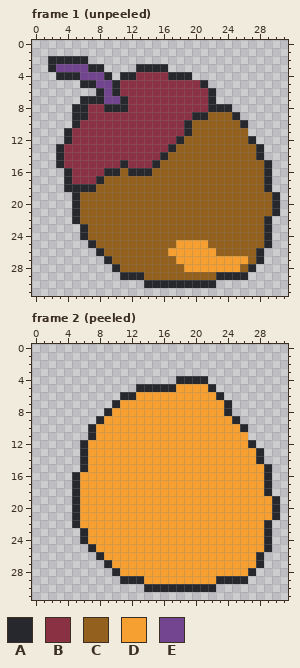
Pixel-art file -- gfx/acorn.aseprite. Above is the file before it was changed.
32x32 pixels, 2 frames. Shown: frame 1 (unpeeled), frame 2 (peeled).
Palette (. is transparent): A #27282d  B #8a3143  C #93601d  D #f5a030  E #734591
Pixels before, frame 1 (unpeeled), first column x 2:
 2 AAAAA........................
 3 AEEEEAA....AAAA..............
 4 .AAAEEEA.AABBBBAAA...........
 5 ....AAEEABBBBBBBBBBA.........
 6 ......AEABBBBBBBBBBBA........
 7 ....AAAEEABBBBBBBBBBA........
 8 ...AABBAAABBBBBBBBBBAAA......
 9 ...AABBBBBBBBBBBBBAACCCA.....
10 ...ABBBBBBBBBBBBBACCCCCCA....
11 ..ABBBBBBBBBBBBBBACCCCCCC....
12 ..ABBBBBBBBBBBBBACCCCCCCCA...
13 .ABBBBBBBBBBBBBACCCCCCCCCCA..
14 .ABBBBBBBBBBBBACCCCCCCCCCCA..
15 .ABBBBBBBABBBACCCCCCCCCCCCCA.
16 ..ABBBBAACAAACCCCCCCCCCCCCCA.
17 ..ABBBACCCCCCCCCCCCCCCCCCCCA.
18 ..AAAACCCCCCCCCCCCCCCCCCCCCA.
19 ...ACCCCCCCCCCCCCCCCCCCCCCCCA
20 ...ACCCCCCCCCCCCCCCCCCCCCCCCA
21 ...ACCCCCCCCCCCCCCCCCCCCCCCCA
22 ...ACCCCCCCCCCCCCCCCCCCCCCCA.
23 ....ACCCCCCCCCCCCCCCCCCCCCCA.
24 ....ACCCCCCCCCCCCCCCCCCCCCCA.
25 .....ACCCCCCCCCCDDDDCCCCCCCA.
26 ......ACCCCCCCCDDDDDDCCCCCA..
27 .......ACCCCCCCCDDDDDDDDDCA..
28 ........ACCCCCCCCDDDDDDDCA...
29 .........AAACCCCCCCCCAAAA....
30 ............AAAAAAAAA........
Pixels before, frame 2 (peeled), first column x 5:
 4 .............AAAA.........
 5 ........AAAAADDDDA........
 6 ......AADDDDDDDDDDA.......
 7 .....ADDDDDDDDDDDDDA......
 8 ....ADDDDDDDDDDDDDDA......
 9 ...ADDDDDDDDDDDDDDDDA.....
10 ..ADDDDDDDDDDDDDDDDDDA....
11 ..ADDDDDDDDDDDDDDDDDDD....
12 .ADDDDDDDDDDDDDDDDDDDDA...
13 .ADDDDDDDDDDDDDDDDDDDDDA..
14 .ADDDDDDDDDDDDDDDDDDDDDA..
15 .ADDDDDDDDDDDDDDDDDDDDDDA.
16 ADDDDDDDDDDDDDDDDDDDDDDDA.
17 ADDDDDDDDDDDDDDDDDDDDDDDA.
18 ADDDDDDDDDDDDDDDDDDDDDDDA.
19 ADDDDDDDDDDDDDDDDDDDDDDDDA
20 ADDDDDDDDDDDDDDDDDDDDDDDDA
21 ADDDDDDDDDDDDDDDDDDDDDDDDA
22 ADDDDDDDDDDDDDDDDDDDDDDDA.
23 .ADDDDDDDDDDDDDDDDDDDDDDA.
24 .ADDDDDDDDDDDDDDDDDDDDDDA.
25 ..ADDDDDDDDDDDDDDDDDDDDDA.
26 ...ADDDDDDDDDDDDDDDDDDDA..
27 ....ADDDDDDDDDDDDDDDDDDA..
28 .....ADDDDDDDDDDDDDDDDA...
29 ......AAADDDDDDDDDAAAA....
30 .........AAAAAAAAA........
And afterwards:
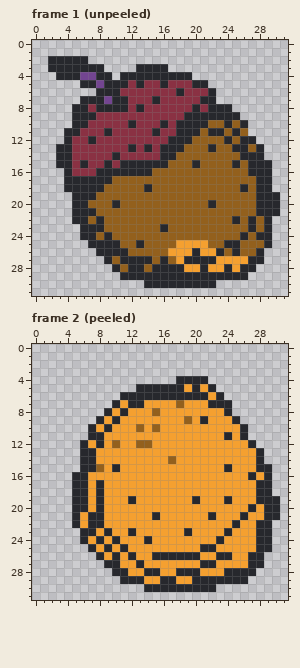
The exact change:
Changed rows in their new state; - is an unchanged pixel.
Frame 1 (unpeeled):
first column x 3:
 3 AAAA-----------------------
 4 -----A----AAAA-------------
 5 ------A-A-A--A---A---------
 6 ------A--------A-----------
 7 -------A----A-----A--------
 8 -----A----A------A---------
 9 ----A-----------A--AAA-----
10 ---A-----A---A-A-AA--A-----
11 --A---A-----A--A-A-AA-A----
12 ----A---------A-A----A-A---
13 -A-------A-A-A-A---A--AA---
14 -A-----A------A--------AA--
15 -A-A--A--AAA-A---A----A-AA-
16 -----A--A---------------AA-
17 --AAA-A------------------A-
18 -----A-----A-----------A-A-
19 ---AA--------------------AA
20 ---A---A-----------A-----AA
21 ---AA--------------------AA
22 ---A-A----------------A-A--
23 ----AA-------A----------A--
24 ----A-A----------------A-A-
25 -----AAA--A----------AA----
26 ------AAA--------A--A-A----
27 --------AAAA-A--AAAA----A--
28 ---------AA-AAAA--A--A-A---
29 -----------AAAAAAAAA-------
Frame 2 (peeled):
first column x 6:
 5 ------------A-A---------
 6 -------AAAAAAAAA--------
 7 ------AA----C---AA------
 8 -----A---C--------------
 9 ----A--------C-A--------
10 ---A---C-C--------------
11 --A---------------A-A---
12 --A-C--CC---------------
13 -A----------------------
14 -A---------C------------
15 -AC-A-------------A---A-
16 A--------------------A--
17 A-A-------------------A-
18 A-A-------------------A-
19 A-A---A-------A---A---AA
20 A-A------------------A-A
21 -AA------A------A---A--A
22 -AA----------------A--A-
23 -A-A--A------A----A---A-
24 --A-A---A--------A----A-
25 ---A-A---------AA-----A-
26 ----A-A--AAAAAA--AA--A--
27 ----A--A-------AA----A--
28 -----A--AA--AAA---AAA---
29 ----------AA--AAA-------
Where, in picture pixels (left, top, right, bottom), the same in both pictures:
changed: (56, 64, 272, 280)
changed: (80, 384, 272, 584)
